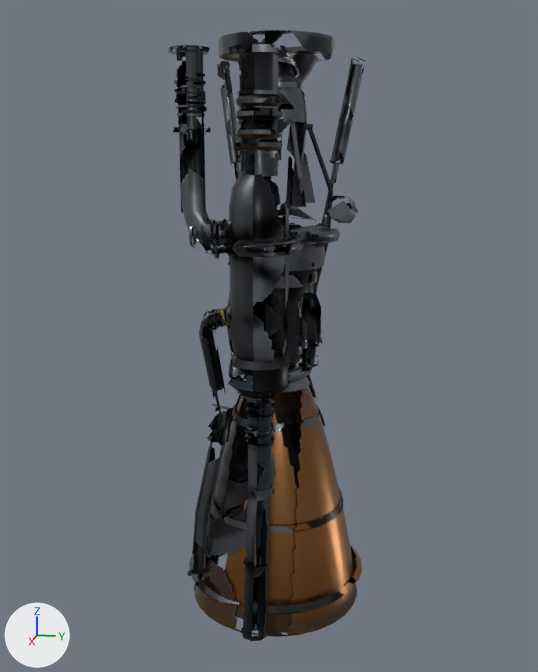
Renders of the glTF model client/public/models/eng_kerolox_workhorse.glb from each side of a commit.
Before and after are seen from a 50 mm camera at (3.7, 0.7, 2.38) aimed at (0.07, -0.02, 1.47). Lighting does not change. The marker at lower left points along +X, +Y and +Z. The picture after the commit comes second. Where no turn or scale is listed for an object, it has been applied to the vertices. Vertices at exactly the same position are counted once.

The scene before the commit, as lines of its bpy script (objects in view):
```python
me_eng_kerolox_workhorse_mesh_001 = bpy.data.meshes.new('eng_kerolox_workhorse_mesh.001')
me_eng_kerolox_workhorse_mesh_001.from_pydata(...)  # 4766 vertices, 7760 faces; spans x -0.48..0.62, y -0.48..0.48, z 0.0..2.9
me_eng_kerolox_workhorse_mesh_001.materials.append(mat_eng_kerolox_workhorse_phone)
ob_eng_kerolox_workhorse_mesh = bpy.data.objects.new('eng_kerolox_workhorse_mesh', me_eng_kerolox_workhorse_mesh_001)
ob_eng_kerolox_workhorse_mesh.location = (0.0, 0.0, 0.0)
```
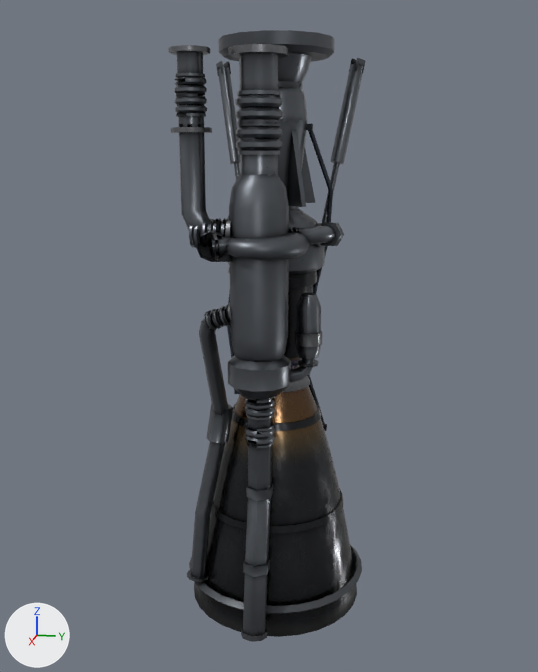
Changed parts and their boxes [x1, y1, x2, y2] in the pictures (538 x 672 px; the box of a moved part takes in the faces that stretch with it):
'eng_kerolox_workhorse_mesh', reshaped
    before: [168, 30, 365, 641]
    after: [168, 30, 365, 642]
part 1 of me_eng_kerolox_workhorse_mesh_001, added
    after: [196, 230, 224, 262]
part 2 of me_eng_kerolox_workhorse_mesh_001, deleted
    before: [328, 201, 351, 219]
part 3 of me_eng_kerolox_workhorse_mesh_001, moved or reshaped
    before: [203, 30, 364, 356]
    after: [198, 30, 344, 420]
part 4 of me_eng_kerolox_workhorse_mesh_001, built on
    before: [242, 395, 254, 400]
    after: [290, 350, 320, 375]
part 5 of me_eng_kerolox_workhorse_mesh_001, added
    after: [243, 489, 271, 636]
part 6 of me_eng_kerolox_workhorse_mesh_001, surface changed
    both: [168, 44, 365, 641]

What the commit changed:
me_eng_kerolox_workhorse_mesh_001 is used by ob_eng_kerolox_workhorse_mesh; location (0.0, 0.0, 0.0).
me_eng_kerolox_workhorse_mesh_001 had 4766 vertices, 7760 faces and spanned x -0.48..0.62, y -0.48..0.48, z 0.0..2.9.
me_eng_kerolox_workhorse_mesh_001 now has 4777 vertices, 7759 faces and spans x -0.48..0.62, y -0.48..0.48, z 0.0..2.9.
me_eng_kerolox_workhorse_mesh_001 part 1: a new loose piece of 16 vertices spanning x 0.41..0.55, y -0.28..-0.13, z 1.91..2.05, in mat_eng_kerolox_workhorse_phone.
me_eng_kerolox_workhorse_mesh_001 part 2: the loose piece of 6 vertices spanning x 0.28..0.32, y 0.28..0.41, z 2.09..2.19 is deleted.
me_eng_kerolox_workhorse_mesh_001 part 3: 43 vertices moved from x -0.38..0.53, y -0.35..0.26, z 1.5..2.82 to x -0.38..0.58, y -0.35..0.27, z 1.5..2.82; 483 vertices removed from x -0.39..0.58, y -0.39..0.42, z 1.51..2.9; 475 vertices added at x -0.39..0.61, y -0.39..0.36, z 1.29..2.9.
me_eng_kerolox_workhorse_mesh_001 part 4: 1 vertex removed from x 0.48, y -0.05, z 1.27; 10 vertices added at x 0.26..0.36, y -0.05..0.26, z 1.27..1.44.
me_eng_kerolox_workhorse_mesh_001 part 5: 6 vertices added at x 0.25..0.52, y -0.3..0.05, z 0.44..0.79.
me_eng_kerolox_workhorse_mesh_001 part 6: 6362 kept faces spanning x -0.48..0.62, y -0.48..0.48, z 0.0..2.85 get new texture (UV) coordinates.
Other edits to the shape of me_eng_kerolox_workhorse_mesh_001 do not show in these pictures.
